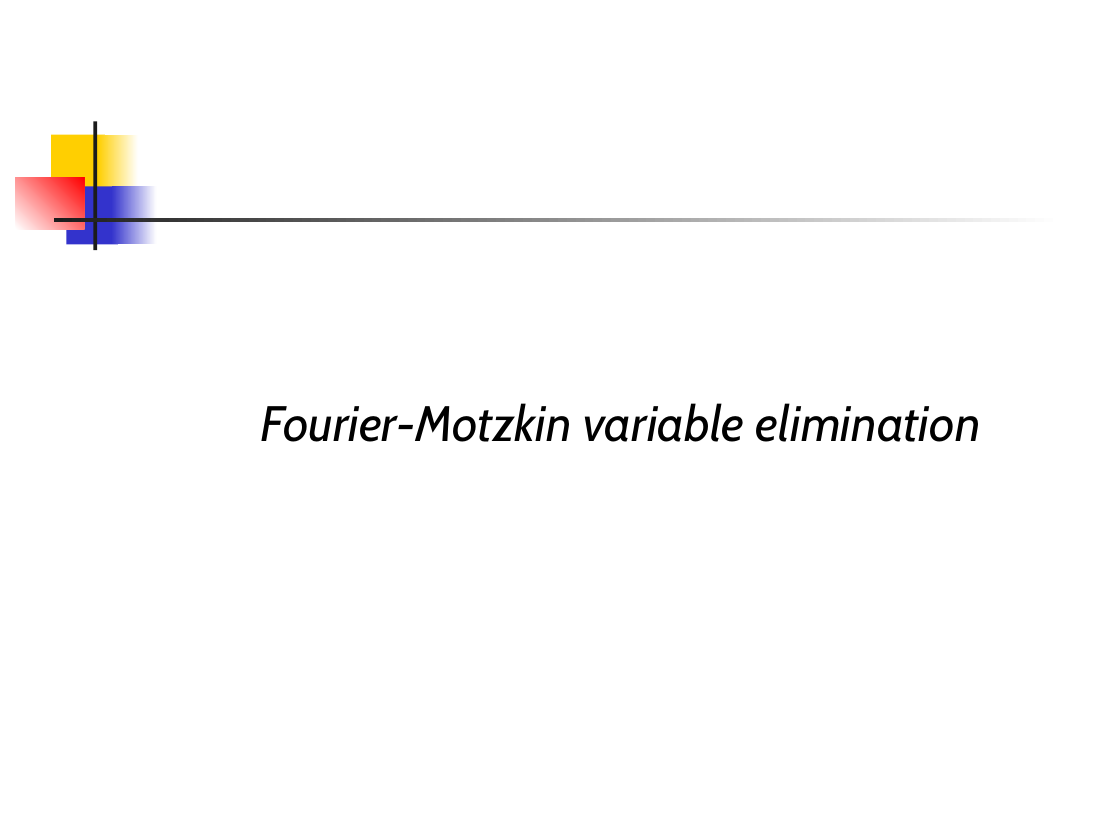
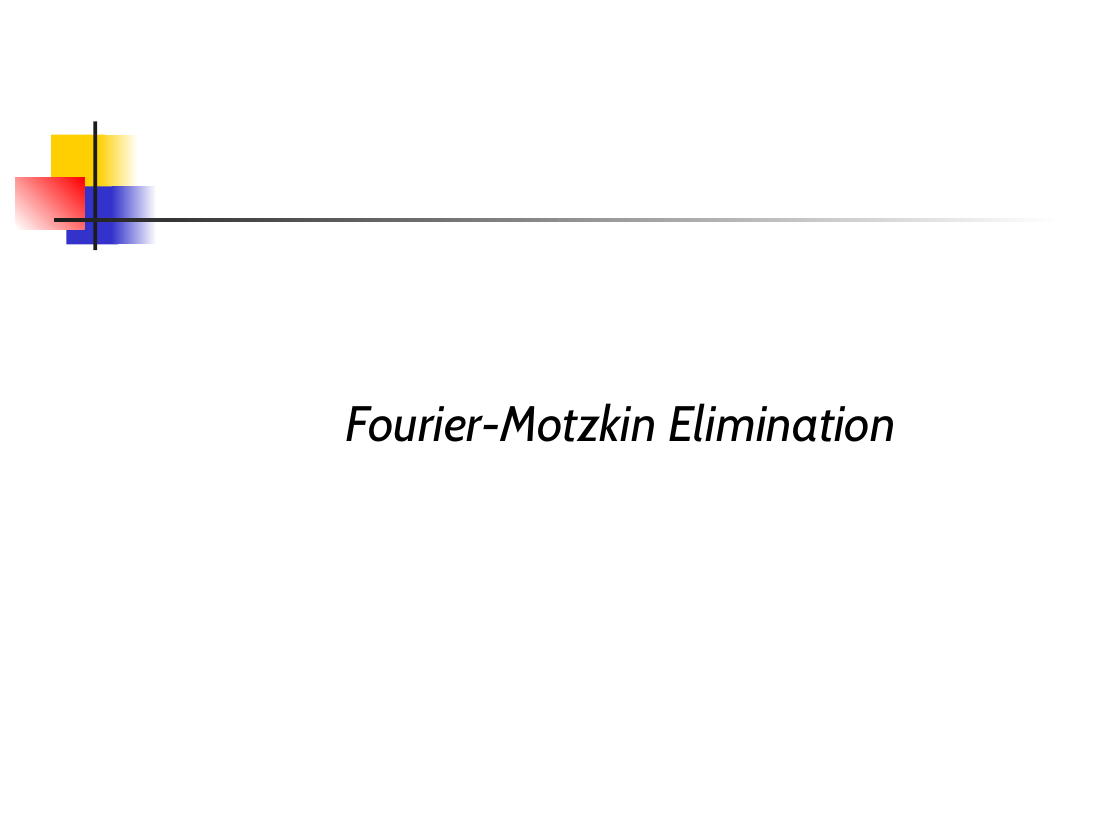
Before and after one commit to csslab-ustc/csslab-ustc.github.io, a slide deck: slide 15 of courses/theory/slides/lec10-arith.pptx (slide 9 before the commit). Drawn at 1120x840 pixels with LibreOffice and Linux fonts; fonts in the diff are those of the drawing. Boxes give left, top, right and bottom in pixels: in the first picture for what was removed or moved away, otherwise in the second. Text is boxed around its words. In the diff, an @@ line names an element or a change of style, - is before the commit and + after.

```diff
--- a/courses/theory/slides/lec10-arith.pptx
+++ b/courses/theory/slides/lec10-arith.pptx
@@ text at <box>345,403,896,442</box>: text changed @@
-Fourier-Motzkin variable elimination
+Fourier-Motzkin Elimination
```
Also in this commit, not shown: 3 other slides changed, 6 slides added, 1 other file.
